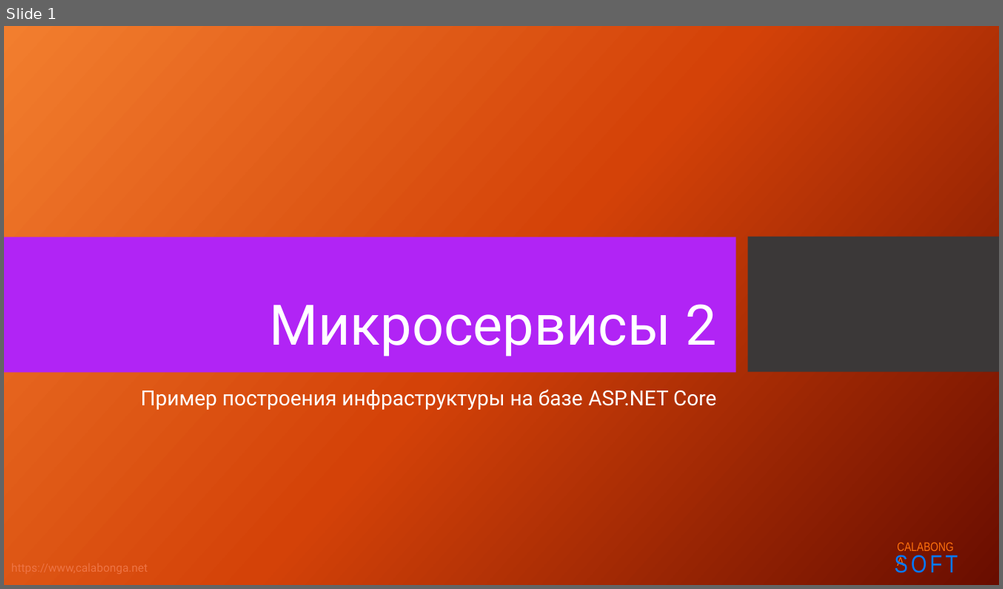
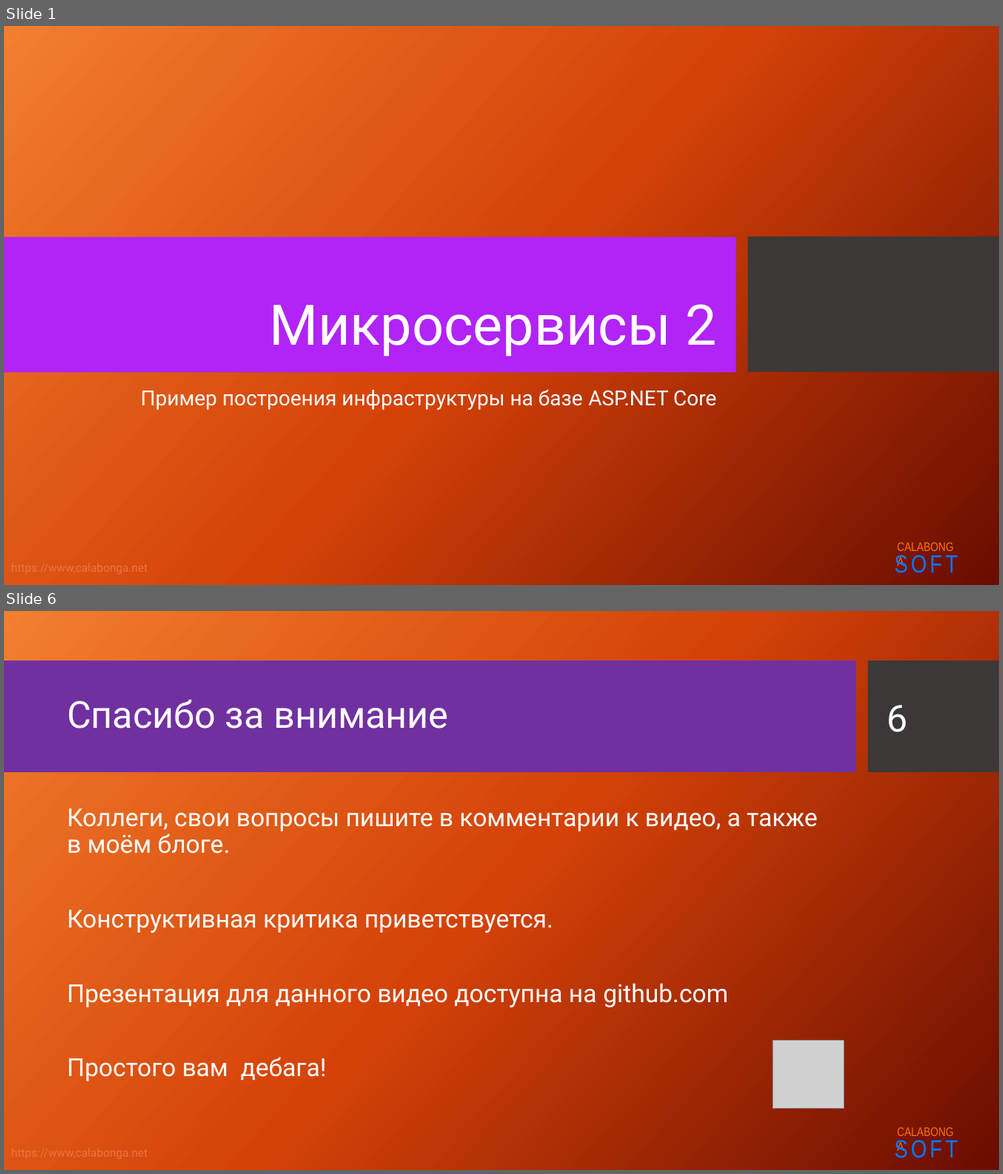
Before and after one commit to Calabonga/Microservice-Template, a slide deck: Presentation/Microservices2.pptx. Shown one above the other, each under a label of ours: slide 1 before the commit, slides 1 and 6 after it; the slides between them are not shown. The pictures are 1003x589 and 1003x1174 pixels, drawn with LibreOffice and Linux fonts; fonts in the diff are those of the drawing; grey boxes stand for pictures; background and template pictures are left out. Boxes give left, top, right and bottom in pixels: in the first picture for what was removed or moved away, otherwise in the second. Text is boxed around its words. In the diff, an @@ line names an element or a change of style, - is before the commit and + after.

```diff
--- a/Presentation/Microservices2.pptx
+++ b/Presentation/Microservices2.pptx
@@ slide 6 added at [4, 611, 999, 1170], background picture (left out); not listed: 3 template elements that a slide beside it also shows @@
@@ rectangle added at [4, 661, 855, 773], fill #7030A0 @@
@@ rectangle added at [868, 661, 999, 773], fill #3B3838 @@
@@ title added at [67, 699, 448, 729], 36 pt, text #FFFFFF @@
+Спасибо за внимание
@@ page number added at [887, 705, 908, 732], 36 pt, text #FFFFFF @@
+6
@@ text added at [67, 809, 817, 1082], 24 pt, text #FFFFFF @@
+Коллеги, свои вопросы пишите в комментарии к видео, а также в моём блоге.
+Конструктивная критика приветствуется.
+Презентация для данного видео доступна на github.com
+Простого вам дебага!
@@ picture added at [772, 1041, 844, 1109] @@
```
Also in this commit, not shown: 2 slides changed, 2 other slides added, 1 slide removed.
